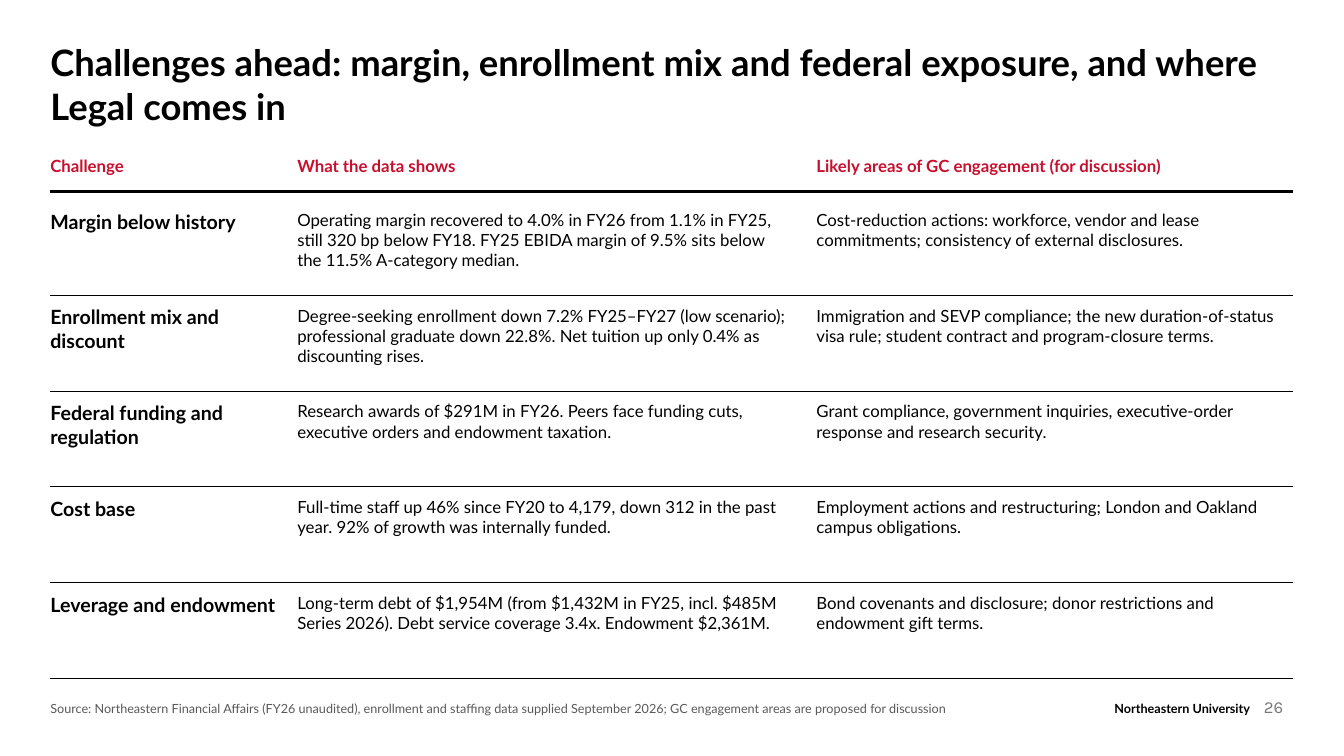
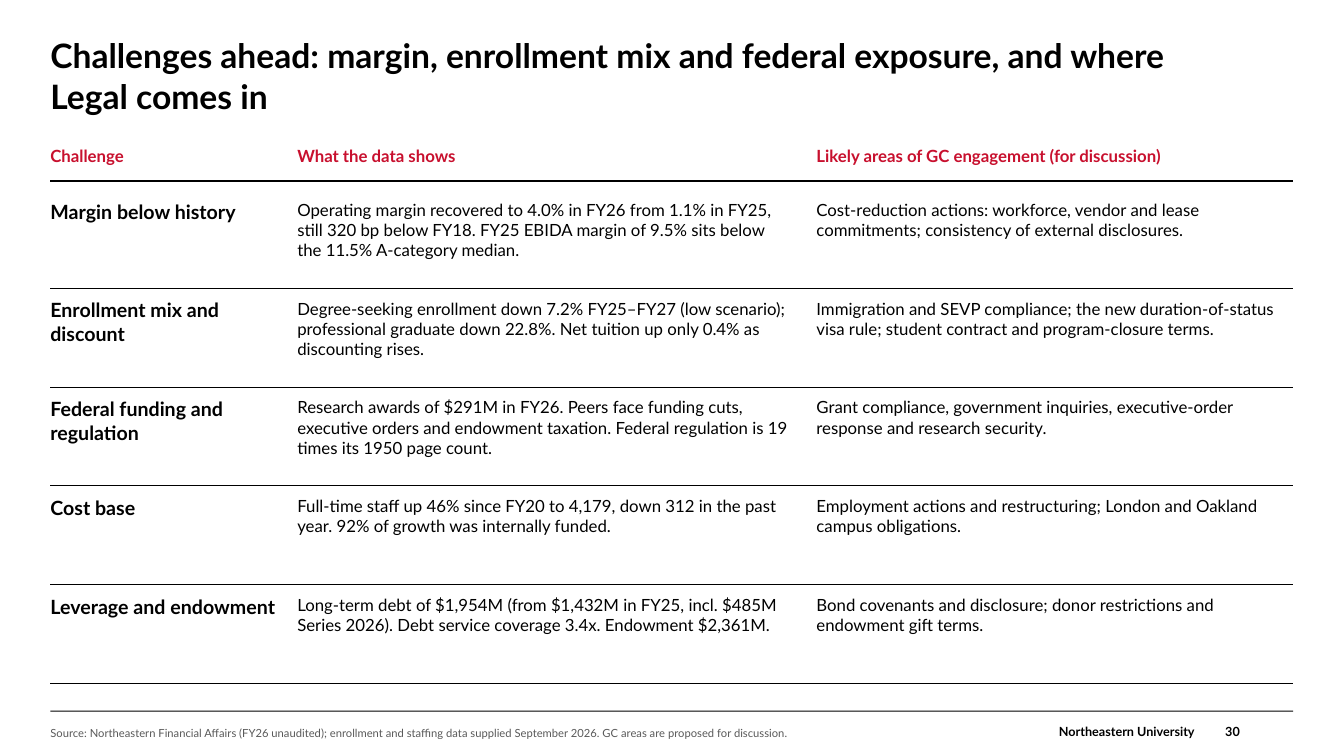
Before and after one commit to brettcsweet/Tonys-repo, a slide deck: slide 30 of GC_Financial_Update_2026-09-30.pptx (slide 26 before the commit). Drawn at 1344x756 pixels with LibreOffice and Linux fonts; fonts in the diff are those of the drawing; background and template pictures are left out. Boxes give left, top, right and bottom in pixels: in the first picture for what was removed or moved away, otherwise in the second. Text is boxed around its words. In the diff, an @@ line names an element or a change of style, - is before the commit and + after.

```diff
--- a/GC_Financial_Update_2026-09-30.pptx
+++ b/GC_Financial_Update_2026-09-30.pptx
@@ text "Challenges ahead: margin, enrollment mix ..." at [50, 43, 1164, 115]: size 26 to 24 pt @@
@@ 9 texts, 1 line: place and size @@
-9 texts, 1 line at [50, 159, 1294, 365]
+9 texts, 1 line at [50, 149, 1294, 358]
@@ 2 texts, 2 lines: place and size @@
-2 texts, 2 lines at [50, 295, 1294, 448]
+2 texts, 2 lines at [50, 288, 1294, 444]
@@ text at [297, 399, 787, 457]: text changed @@
-Research awards of $291M in FY26. Peers face funding cuts, executive orders and endowment taxation.
+Research awards of $291M in FY26. Peers face funding cuts, executive orders and endowment taxation. Federal regulation is 19 times its 1950 page count.
@@ line moved from (50, 679) - (1294, 679) to (50, 684) - (1294, 684) @@
@@ text "Source: Northeastern Financial Affairs (FY26 ..." at [50, 728, 787, 739]: vertical alignment top to middle @@
@@ rectangle added at [50, 711, 1294, 712], fill #000000 @@
@@ text removed at [1114, 703, 1250, 715] @@
-Northeastern University
@@ page number removed at [1264, 702, 1283, 713] @@
-26
@@ text at [50, 728, 787, 739]: text changed; size 9 to 8 pt @@
-Source: Northeastern Financial Affairs (FY26 unaudited), enrollment and staffing data supplied September 2026; GC engagement areas are proposed for discussion
+Source: Northeastern Financial Affairs (FY26 unaudited); enrollment and staffing data supplied September 2026. GC areas are proposed for discussion.
@@ text added at [1059, 726, 1194, 738], 9 pt, text #000000, bold @@
+Northeastern University
@@ page number added at [1225, 727, 1240, 736], 9 pt, text #000000, bold @@
+30
```
Also in this commit, not shown: 29 other slides changed, 8 slides added, 1 slide removed.
